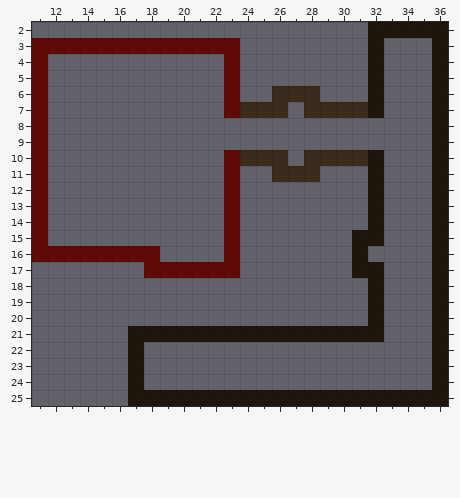
Two states of a Tiled map, assets/levels/one.tmx. The picture above was drawn from the file before the commit.
Cells are 1x1 px. Shown: x 11..36, y 2..25.
The same view after the edit:
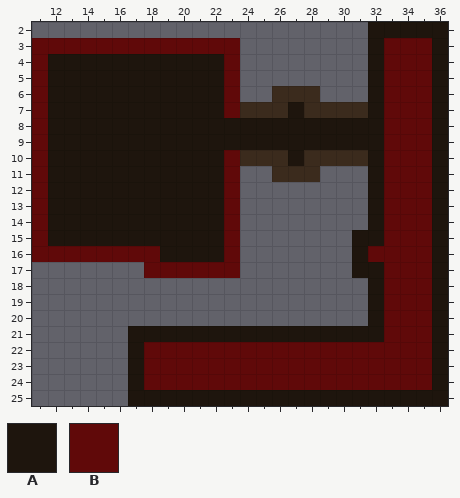
Key: from "Tiles": A 0 "ceil_tile", B 1 "floor_tile".
_ is an empty cell.
Tiles of an added or newly shown layer are drawn over the layers below it.
Message: Wall, floor and ceiling in 3 tilesets
What changed:
Layer "ceiling" (added):
Tile A is added in rows 4 to 6 at x 12 to 22; in row 7 at x 12 to 22 and 27; in rows 8 to 9 at x 12 to 32; in row 10 at x 12 to 22 and 27; in rows 11 to 15 at x 12 to 22; in row 16 at x 19 to 22.
Tile B is added in rows 3 to 15 at x 33 to 35; in row 16 at x 32 to 35; in rows 17 to 21 at x 33 to 35; in rows 22 to 24 at x 18 to 35.
